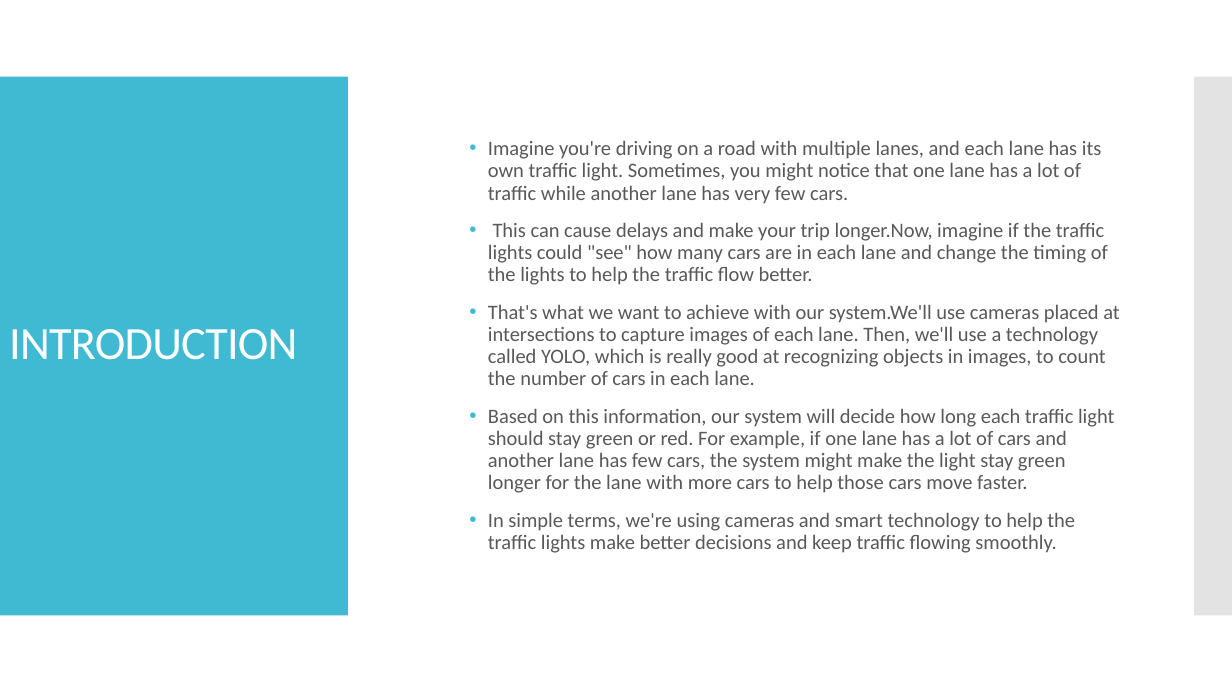
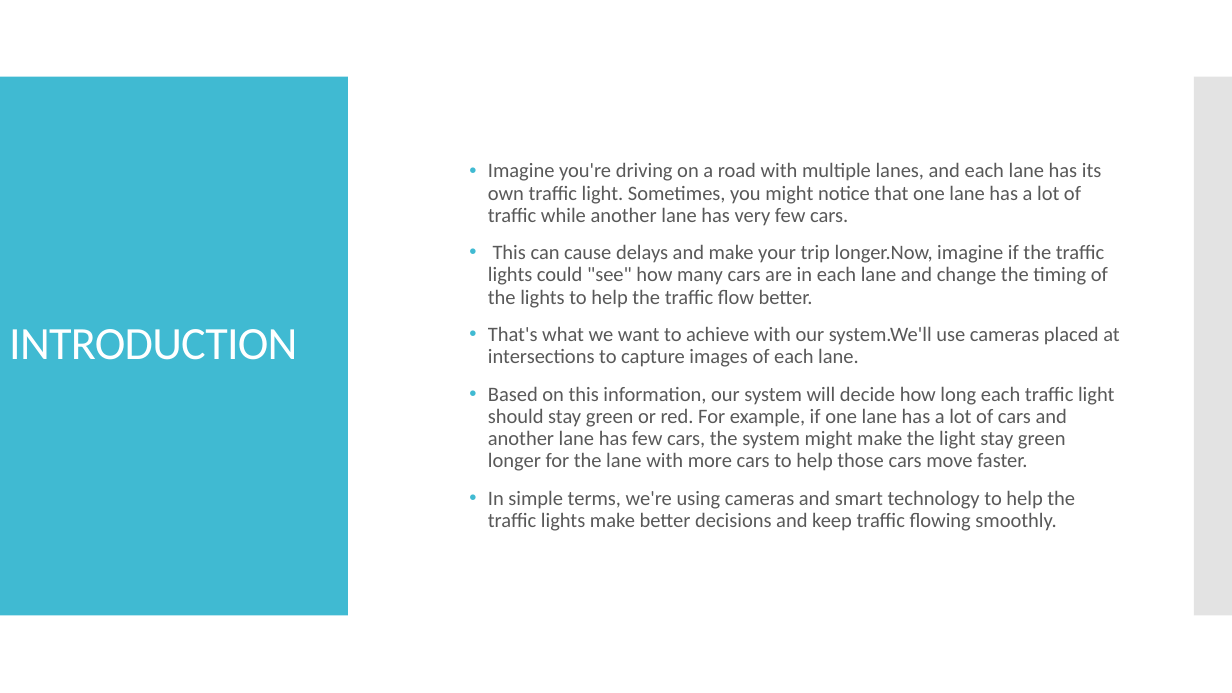
Before and after one commit to Sai-Siv/traffic-simulator, a slide deck: slide 2 of Adaptive Traffic Control System for Emergency Vehicles.pptx. Drawn at 1232x693 pixels with LibreOffice and Linux fonts; fonts in the diff are those of the drawing. Boxes give left, top, right and bottom in pixels: in the first picture for what was removed or moved away, otherwise in the second. Text is boxed around its words. In the diff, an @@ line names an element or a change of style, - is before the commit and + after.

```diff
--- a/Adaptive Traffic Control System for Emergency Vehicles.pptx
+++ b/Adaptive Traffic Control System for Emergency Vehicles.pptx
@@ text at (488,326,1119,367): text changed @@
-• That's what we want to achieve with our system.We'll use cameras placed at intersections to capture images of each lane. Then, we'll use a technology called YOLO, which is really good at recognizing objects in images, to count the number of cars in each lane.
+• That's what we want to achieve with our system.We'll use cameras placed at intersections to capture images of each lane.
```
Also in this commit, not shown: 1 slide added, 1 slide removed.
